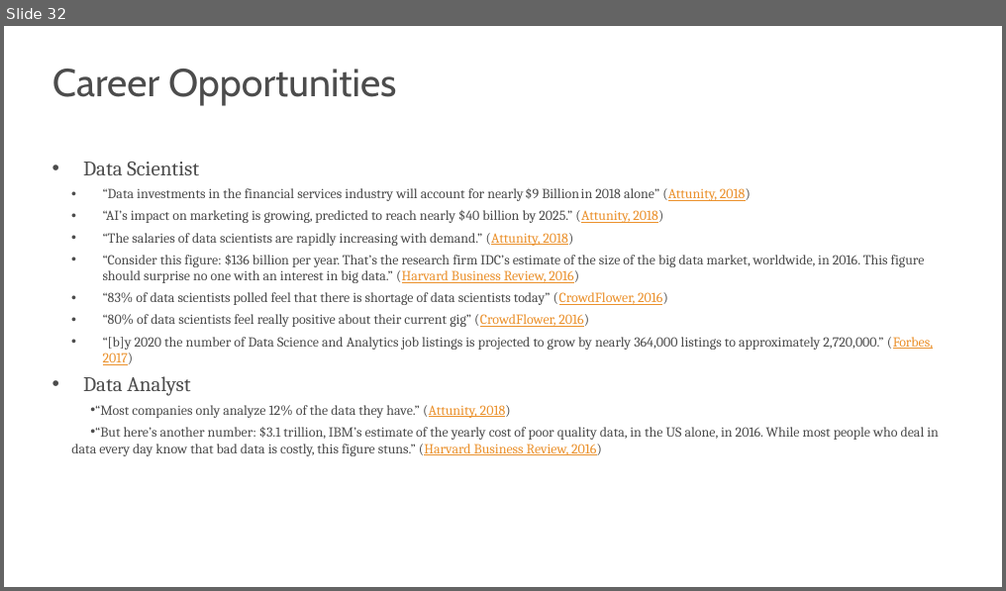
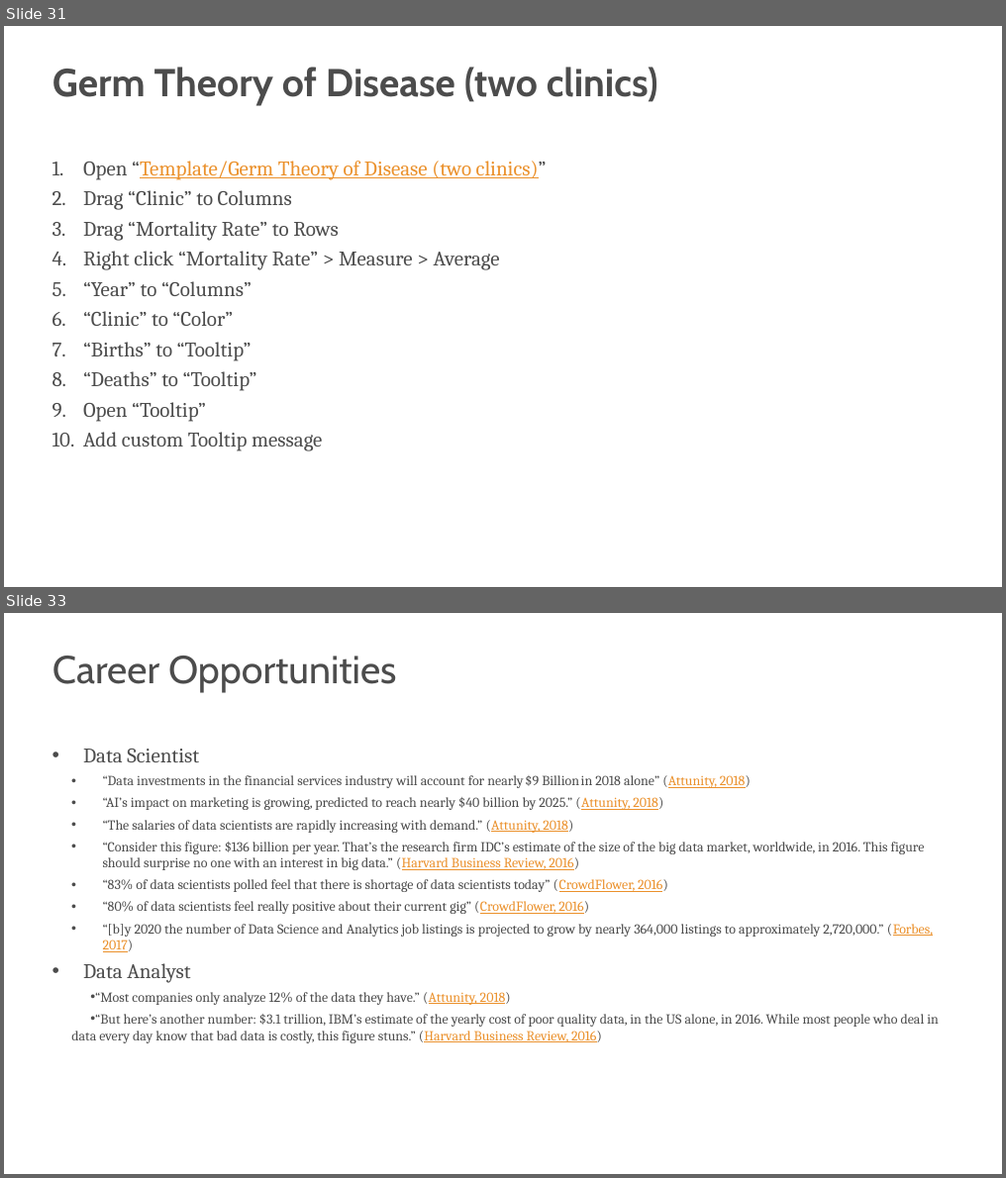
Before and after one commit to s-kyle-reed/data-lecture, a slide deck: lecture.pptx. Shown one above the other, each under a label of ours: slide 32 before the commit, slides 31 and 33 after it; the slides between them are not shown. The pictures are 1006x591 and 1006x1178 pixels, drawn with LibreOffice and Linux fonts; fonts in the diff are those of the drawing; background and template pictures are left out. Boxes give left, top, right and bottom in pixels: in the first picture for what was removed or moved away, otherwise in the second. Text is boxed around its words. In the diff, an @@ line names an element or a change of style, - is before the commit and + after.

```diff
--- a/lecture.pptx
+++ b/lecture.pptx
@@ slide 31 added at (4,26,1002,587), background #FFFFFF @@
@@ text added at (53,67,658,105), 45 pt, text #4C4C4C, bold @@
+Germ Theory of Disease (two clinics)
@@ text added at (83,161,547,452), 24 pt, text #4C4C4C @@
+1. Open “Template/Germ Theory of Disease (two clinics)”
+2. Drag “Clinic” to Columns
+3. Drag “Mortality Rate” to Rows
+4. Right click “Mortality Rate” > Measure > Average
+5. “Year” to “Columns”
+6. “Clinic” to “Color”
+7. “Births” to “Tooltip”
+8. “Deaths” to “Tooltip”
+9. Open “Tooltip”
+10. Add custom Tooltip message
@@ what was slide 32 is now slide 33 @@
```
Also in this commit, not shown: 1 slide changed, 1 other file.
